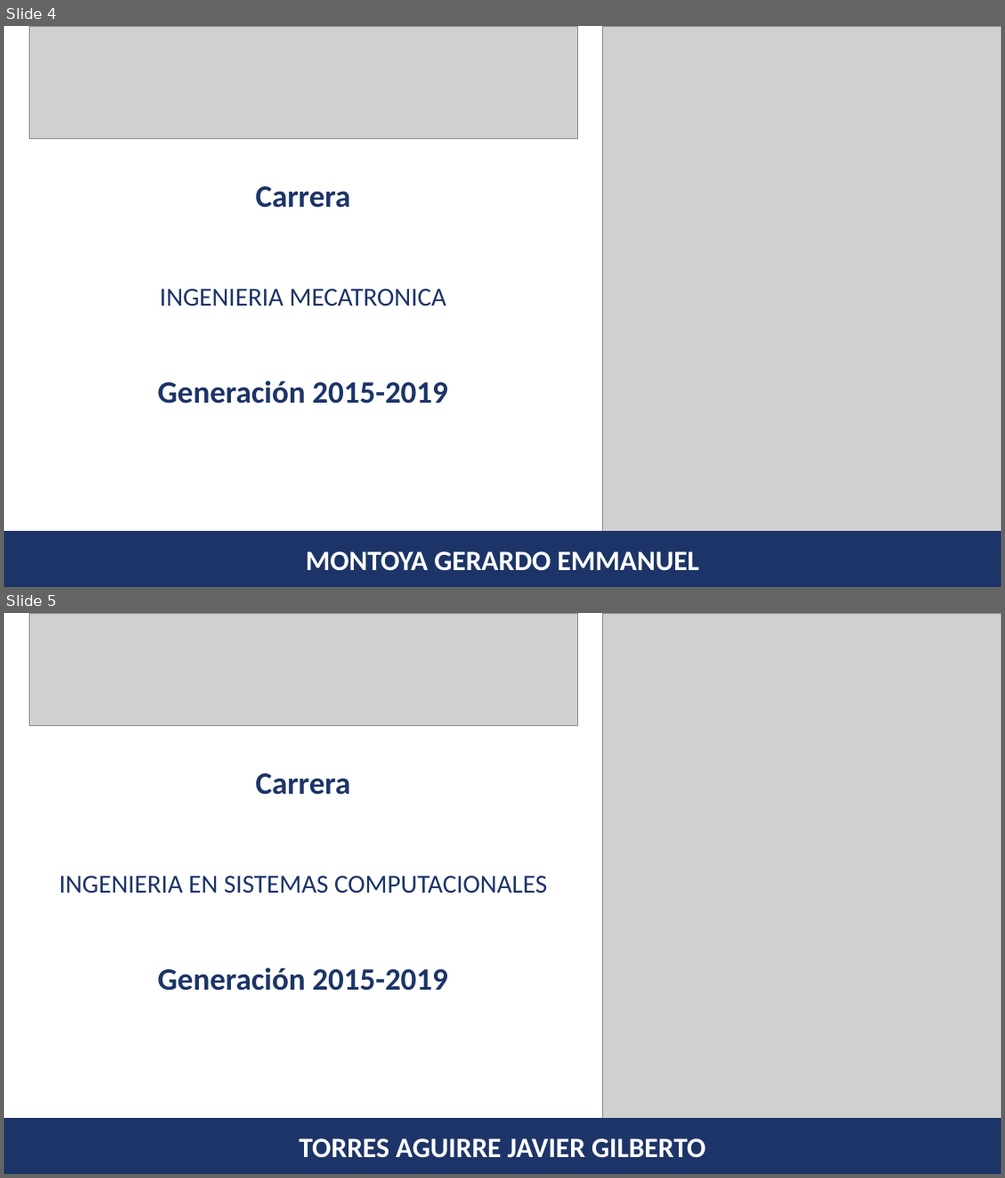
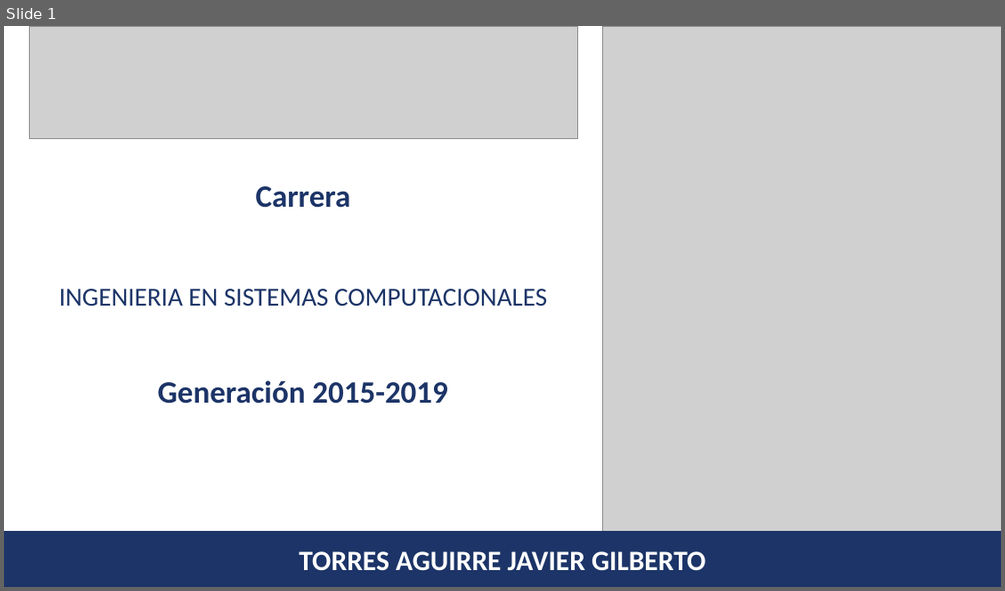
Before and after one commit to Suz8a/pptxGenerator, a slide deck: generator/INGENIERIA EN SISTEMAS COMPUTACIONALES.pptx. Shown one above the other, each under a label of ours: slides 4 and 5 before the commit, slide 1 after it. The pictures are 1005x1178 and 1005x591 pixels, drawn with LibreOffice and Linux fonts; fonts in the diff are those of the drawing; grey boxes stand for pictures. Boxes give left, top, right and bottom in pixels: in the first picture for what was removed or moved away, otherwise in the second. Text is boxed around its words. In the diff, an @@ line names an element or a change of style, - is before the commit and + after.

Commit message:
generates pptx by carrer

```diff
--- a/generator/INGENIERIA EN SISTEMAS COMPUTACIONALES.pptx
+++ b/generator/INGENIERIA EN SISTEMAS COMPUTACIONALES.pptx
@@ slide 4 removed at bbox=[4, 26, 1001, 587], background #FFFFFF @@
@@ picture removed at bbox=[29, 26, 577, 138] @@
@@ picture removed at bbox=[602, 26, 1001, 531] @@
@@ text removed at bbox=[256, 186, 351, 208] @@
-Carrera
@@ text removed at bbox=[160, 289, 446, 306] @@
-INGENIERIA MECATRONICA
@@ text removed at bbox=[158, 380, 447, 403] @@
-Generación 2015-2019
@@ rectangle removed at bbox=[4, 531, 1001, 587] @@
-MONTOYA GERARDO EMMANUEL
@@ what was slide 5 is now slide 1 @@
```
Also in this commit, not shown: 3 other slides removed, 3 other files.
